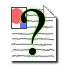
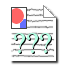
Two versions of the same layered image (64×65). Layer-by-layer changes:
hid "questionmark" over [17, 6, 49, 58]
added layer "??? #1" above "???" over [14, 33, 51, 53]
added layer "???" above "CSV #1" over [15, 34, 52, 54]
